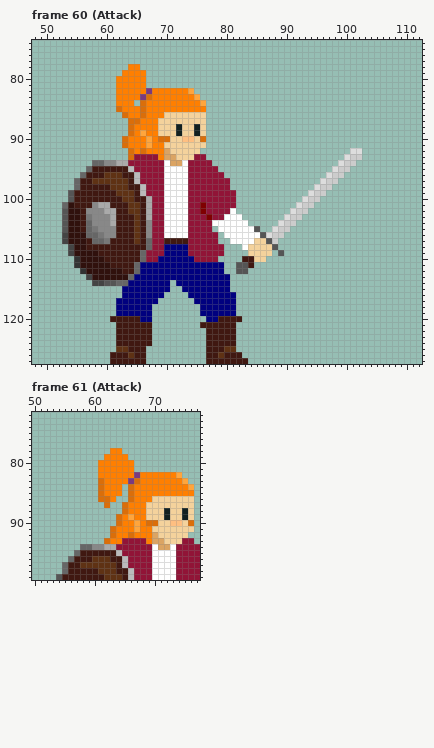
Pixel-art file -- Main Build/Art/Kell Cato Master Sprite.aseprite. Above: the version before the commit.
128x128 pixels, 67 frames. Shown: frame 60 (Attack): x 48..112, y 74..127; frame 61 (Attack): x 50..77, y 72..99. The commit also changed other frames, which this record leaves out.
Once edited:
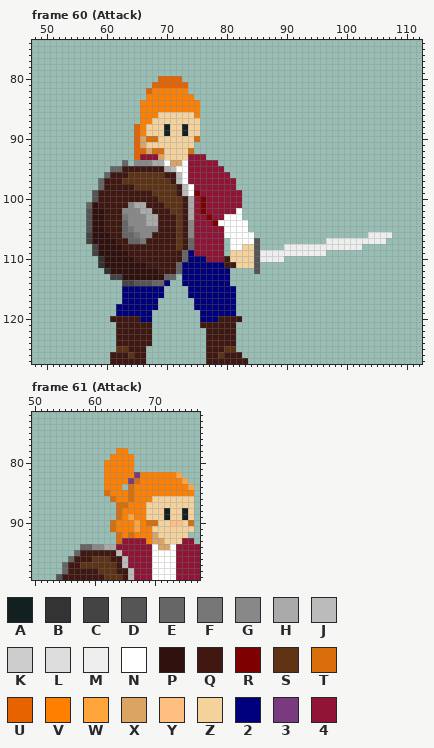
Palette (. is transparent): A #122020  B #333333  C #444444  D #555555  E #666666  F #777777  G #888888  H #aaaaaa  J #bbbbbb  K #cccccc  L #dddddd  M #eeeeee  N #ffffff  P #30110d  Q #401811  R #7f0000  S #5f3214  T #da6e0a  U #e66300  V #ff7f00  W #ffa53c  X #dba463  Y #ffbf81  Z #f4d29c  2 #00007f  3 #793a80  4 #911437
Log entry: Basic Attack Upgrades, Started Work on Will Silver
From old to new:
Frame 60 (Attack):
y 78: x 64..65 VV -> ..
y 79: x 63..66 VVVV -> ....
y 80: x 62..66 VVVVV -> .....; x 69..72 .... -> UUUU
y 81: x 62..66 VVVVV -> .....; x 68..73 ...... -> UUUUUU
y 82: x 62..67 VVVVV3 -> .....U; x 74 W -> .
y 83: x 62..67 VVVV3T -> .....V; x 75 W -> .
y 84: x 62..64 VVV -> ...; x 66 T -> V; x 76 W -> .
y 85: x 62..66 TVVVT -> ....V; x 76 V -> .
y 86: x 63..66 TVVT -> ...V; x 69 V -> Z; x 75..76 ZZ -> V.
y 87: x 64..65 TT -> ..; x 68 V -> Z; x 76 Z -> .
y 88: x 64..65 TV -> .U; x 67..68 VV -> ZZ; x 70 Z -> A; x 72..73 AZ -> ZA; x 75..76 AZ -> Z.
y 89: x 64..68 TVWVV -> .UVZZ; x 70 Z -> A; x 72..73 AZ -> ZA; x 75..76 AZ -> Z.
y 90: x 63..70 TVVVWVTT -> ..UXTTZZ; x 73..76 YYZT -> ZZT.
y 91: x 63..69 TVVVWVV -> ..UXZZZ; x 75..76 ZZ -> ..
y 92: x 64..70 TVTVVVX -> .UUXTTZ; x 74..75 ZZ -> T.; x 101..102 LL -> ..
y 93: x 64..65 T4 -> .U; x 69..71 VXX -> XZZ; x 74 Z -> 4; x 100..102 LKK -> ...
y 94: x 58..69 EEGGHH444444 -> .....E.GGGHH; x 78 . -> 4; x 99..101 LKK -> ...
y 95: x 57..62 EQQQQQ -> ....EE; x 64..71 J44444NN -> QQQQQQHJ; x 79 . -> 4; x 98..100 LKK -> ...
y 96: x 56..62 EQQQSSS -> ....EQQ; x 64..72 QJ4444NNN -> SSSSSSQQJ; x 80 . -> 4; x 97..99 LKK -> ...
y 97: x 55..62 EQQSSSSS -> ....EQQQ; x 64..72 QJ4444NNN -> SSSSSSSQJ; x 81 . -> 4; x 96..98 LKK -> ...
y 98: x 55..59 EQQQQ -> ....E; x 61..63 SSS -> QQQ; x 65..74 QJ444NNNN4 -> SSSSSSSQJN; x 81 . -> 4; x 95..97 LKK -> ...
y 99: x 54..58 DQQQQ -> ....D; x 62..64 SSS -> QQQ; x 66..75 J444NNNN44 -> QQSSSSQJNR; x 82 . -> 4; x 94..96 LKK -> ...
y 100: x 54..58 DQQQQ -> ....D; x 63..64 SS -> QQ; x 67..74 H44NNNN4 -> QQSSSSQH; x 76 4 -> R; x 82 . -> 4; x 93..95 LKK -> ...
y 101: x 53..60 EPQQQGHH -> ....EPQQ; x 64..74 SSQH44NNNN4 -> GHHQQQSSSQH; x 82 . -> 4; x 92..94 LKK -> ...
y 102: x 53..61 DPPQGGGHH -> ....DPPQQ; x 63..66 QSSQ -> GGGH; x 68..74 44NNNN4 -> QQQSSQH; x 81..82 N. -> 4N; x 91..93 LKK -> ...
y 103: x 53..61 DPPQFGGGH -> ....DPPQQ; x 63..66 QQSQ -> FGGG; x 68..74 44NNNN4 -> HQQQSQH; x 90..92 LKK -> ...
y 104: x 53..61 DPPQEGGGH -> ....DPPQQ; x 63..74 QQSQG44NNNN4 -> EGGGHHQQQSQG; x 78 N -> R; x 89..91 LKK -> ...
y 105: x 53..61 DPPQEFGGG -> ....DPPQQ; x 63..66 QQSQ -> EFGG; x 68..74 44NNNN4 -> GQQQSQG; x 78..79 .N -> 44; x 84..85 ND -> ..; x 88..90 LKK -> ...
y 106: x 53..61 CPPPEEFGG -> ....CPPPQ; x 63..66 QQSQ -> EEFG; x 68..74 44NNNN4 -> QQQQSQG; x 79 . -> 4; x 85..89 NDLKK -> .....; x 104..107 .... -> MMMM
y 107: x 53..61 CPPPQEEFQ -> ....CPPPP; x 64..69 QSQE44 -> EEFQQQ; x 72 Q -> S; x 74 4 -> E; x 79 . -> 4; x 85..88 ZZDK -> D...; x 97..106 .......... -> MMMMMMMMMM
y 108: x 54..62 CPPQQQQQQ -> ....CPPPP; x 67..74 E4422224 -> QQQQQSQE; x 81..83 ..N -> NNZ; x 85..88 ZZZD -> D...; x 90..102 ............. -> MMMMMMMMMMMMM
y 109: x 54..63 CPPPPQQQQQ -> ....CPPPPP; x 66..74 E44422224 -> QQQQQQQE2; x 81..83 ... -> ZZZ; x 85..96 ZZZ.D....... -> DMMMMMMMMMMM
y 110: x 55..64 BPPPPQQQQQ -> ....BPPPPP; x 66..73 E4422222 -> QQQQQQQE; x 75..76 44 -> 22; x 79..89 ....QQZZ... -> 4QZZZZDMMMM
y 111: x 55..59 BPPPP -> ....B; x 61..72 QQQQE2222222 -> PPPPPPQQQQQE; x 80..85 ..DDQ. -> QQZZZD
y 112: x 56..60 BPPPP -> ....B; x 63..72 QQE2222222 -> PPPPPPQQQE; x 80 . -> 2; x 82..83 DD -> ..; x 85 . -> D
y 113: x 57..62 CPPPPP -> ....CC; x 64..72 E22222222 -> PPPPPPEE.
y 114: x 58..69 CCDDEE222222 -> .....CCDDDEE; x 72 2 -> .
y 115: x 70 2 -> .; x 73 2 -> .; x 81 . -> 2
y 117: x 62 2 -> .
y 118: x 68 . -> 2; x 75 . -> 2
y 120: x 76 . -> 2
Frame 61 (Attack):
y 78: x 63 V -> .; x 65 . -> V
y 79: x 62 V -> .; x 66 . -> V
y 80..82: x 61 V -> .
y 83..84: x 61 T -> .
y 85: x 61..62 TV -> .T; x 65 . -> V
y 86: x 61..65 TTV.. -> ..TVV
y 87: x 62 T -> .; x 64 . -> T
y 88: x 64..65 .T -> TV
y 90: x 63..64 .T -> TV
y 92: x 63..64 TV -> .T
y 93: x 62..64 TVV -> ..T
